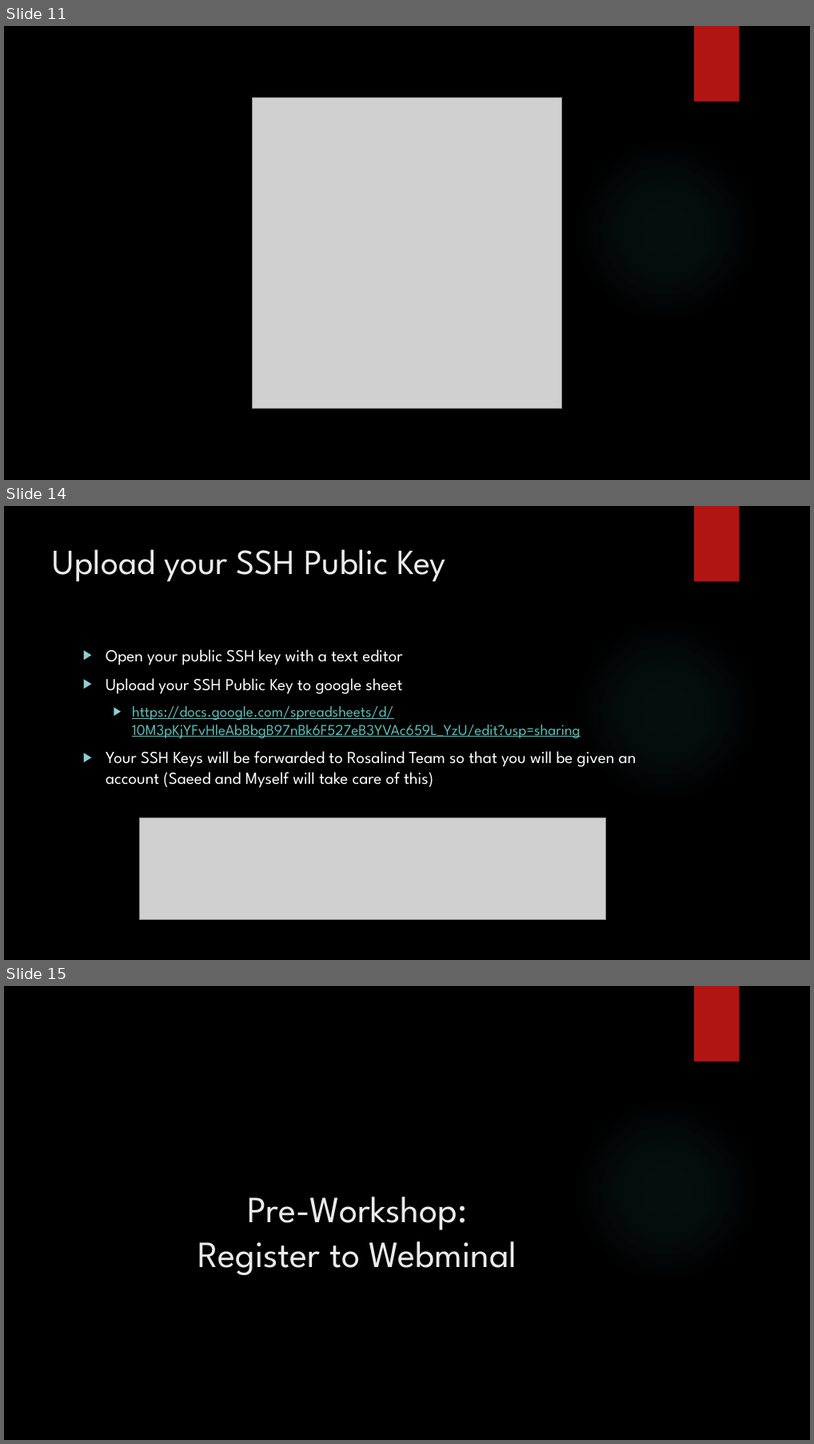
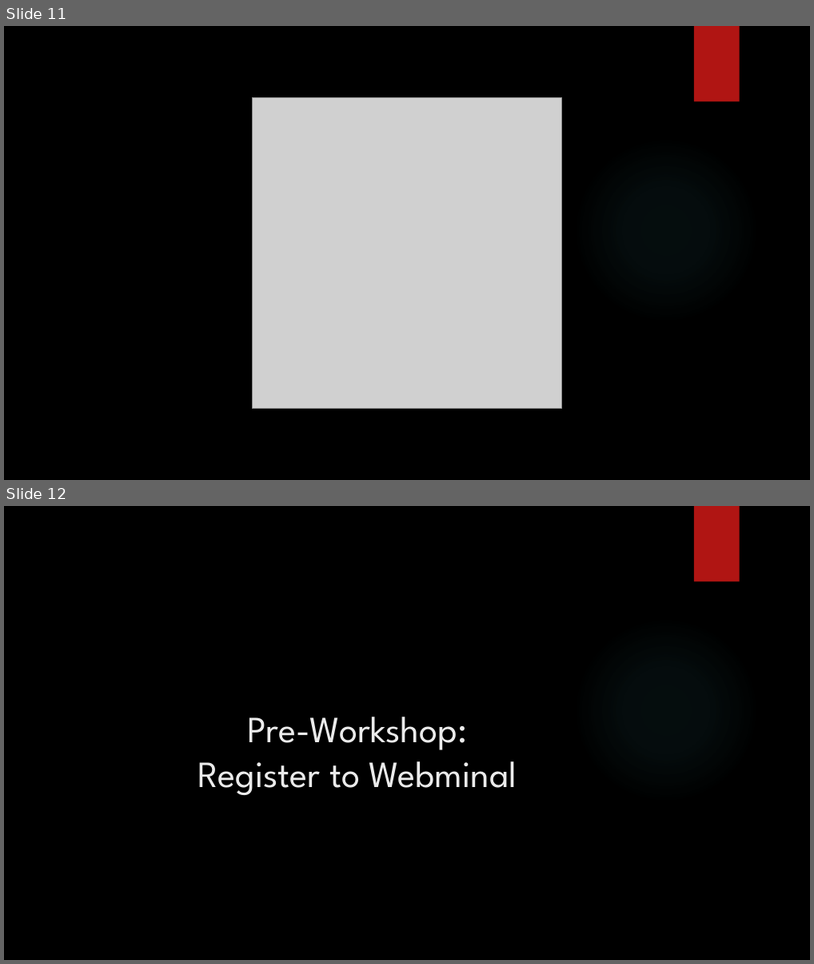
Before and after one commit to sysmedicine/KCLModule2_2022, a slide deck: IntroductionLinux/IntroToLinux_Day1_2022.pptx. Shown one above the other, each under a label of ours: slides 11, 14 and 15 before the commit, slides 11 and 12 after it; the slides between them are not shown. The pictures are 814x1444 and 814x964 pixels, drawn with LibreOffice and Linux fonts; fonts in the diff are those of the drawing; grey boxes stand for pictures; background and template pictures are left out. Boxes give left, top, right and bottom in pixels: in the first picture for what was removed or moved away, otherwise in the second. Text is boxed around its words. In the diff, an @@ line names an element or a change of style, - is before the commit and + after.

```diff
--- a/IntroductionLinux/IntroToLinux_Day1_2022.pptx
+++ b/IntroductionLinux/IntroToLinux_Day1_2022.pptx
@@ slide 14 removed at box(4, 506, 810, 960), background picture (left out); not listed: 2 template elements that a slide beside it also shows @@
@@ title removed at box(53, 549, 446, 581) @@
-Upload your SSH Public Key
@@ text removed at box(106, 649, 637, 788) @@
-▶ Open your public SSH key with a text editor
-▶ Upload your SSH Public Key to google sheet
-  ▶ https://docs.google.com/spreadsheets/d/10M3pKjYFvHleAbBbgB97nBk6F527eB3YVAc659L_YzU/edit?usp=sharing
-▶ Your SSH Keys will be forwarded to Rosalind Team so that you will be given an account (Saeed and Myself will take care of this)
@@ picture removed at box(139, 817, 606, 919) @@
@@ what was slide 15 is now slide 12 @@
```
Also in this commit, not shown: 2 slides changed, 4 other slides removed, 1 other file.
